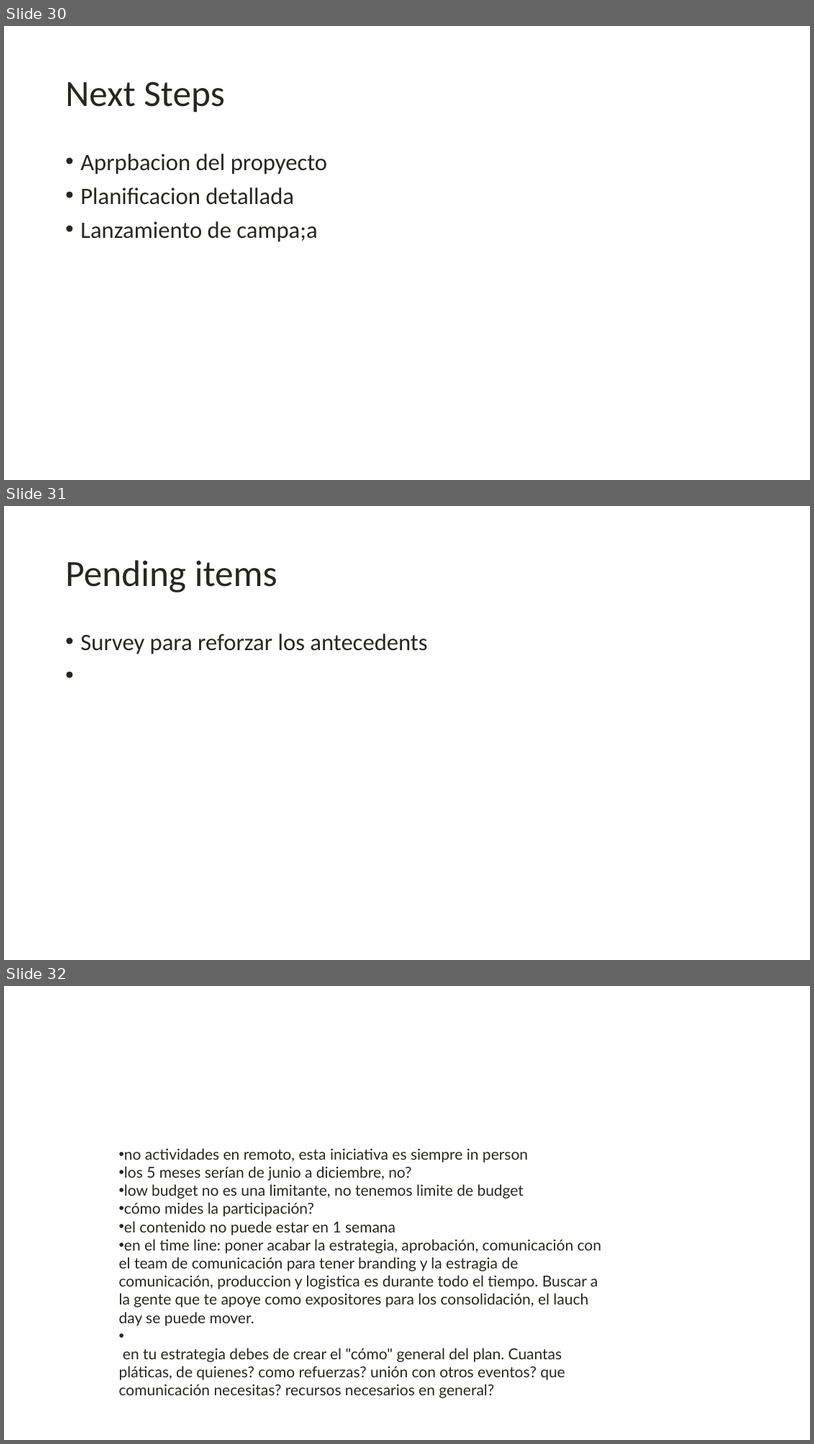
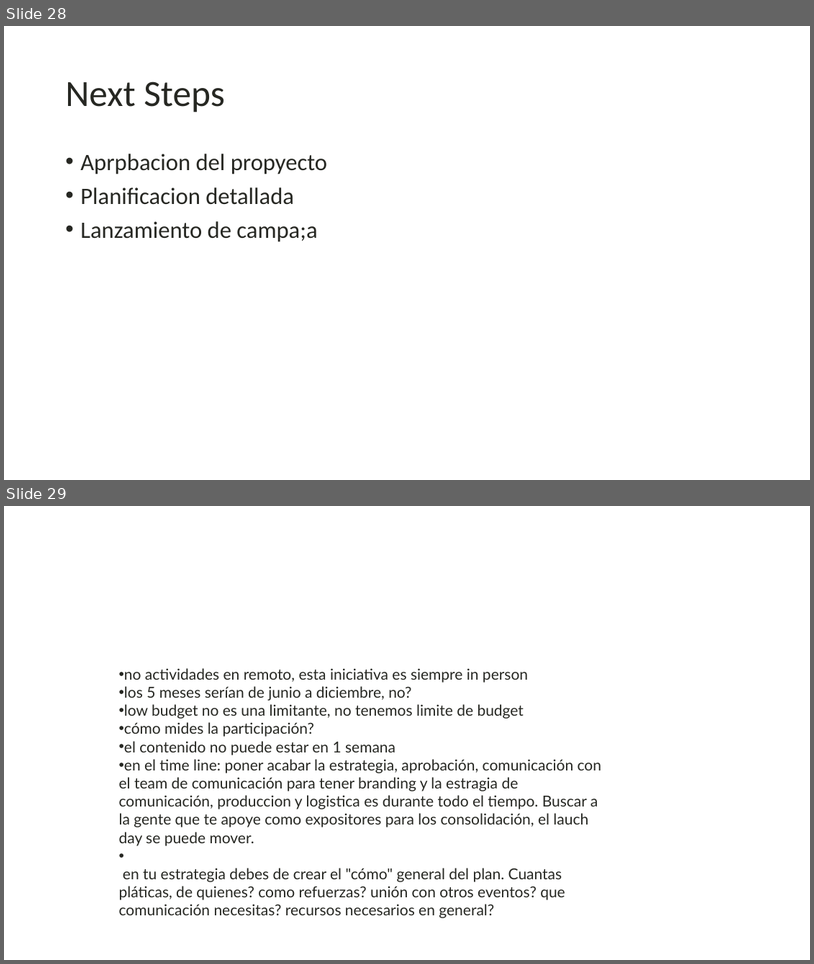
Before and after one commit to luis-92/Training, a slide deck: ValueCamp2025/Values2025_OnePager&BusinessCase - Copy.pptx. Shown one above the other, each under a label of ours: slides 30, 31 and 32 before the commit, slides 28 and 29 after it. The pictures are 814x1444 and 814x964 pixels, drawn with LibreOffice and Linux fonts; fonts in the diff are those of the drawing. Boxes give left, top, right and bottom in pixels: in the first picture for what was removed or moved away, otherwise in the second. Text is boxed around its words. In the diff, an @@ line names an element or a change of style, - is before the commit and + after.

```diff
--- a/ValueCamp2025/Values2025_OnePager&BusinessCase - Copy.pptx
+++ b/ValueCamp2025/Values2025_OnePager&BusinessCase - Copy.pptx
@@ slide 31 removed at (4,506,810,960), background #FFFFFF @@
@@ title removed at (65,560,278,592) @@
-Pending items
@@ text removed at (80,633,427,654) @@
-• Survey para reforzar los antecedents
@@ what was slide 30 is now slide 28 @@
@@ what was slide 32 is now slide 29 @@
```
Also in this commit, not shown: 2 slides changed, 4 slides added, 6 other slides removed.
